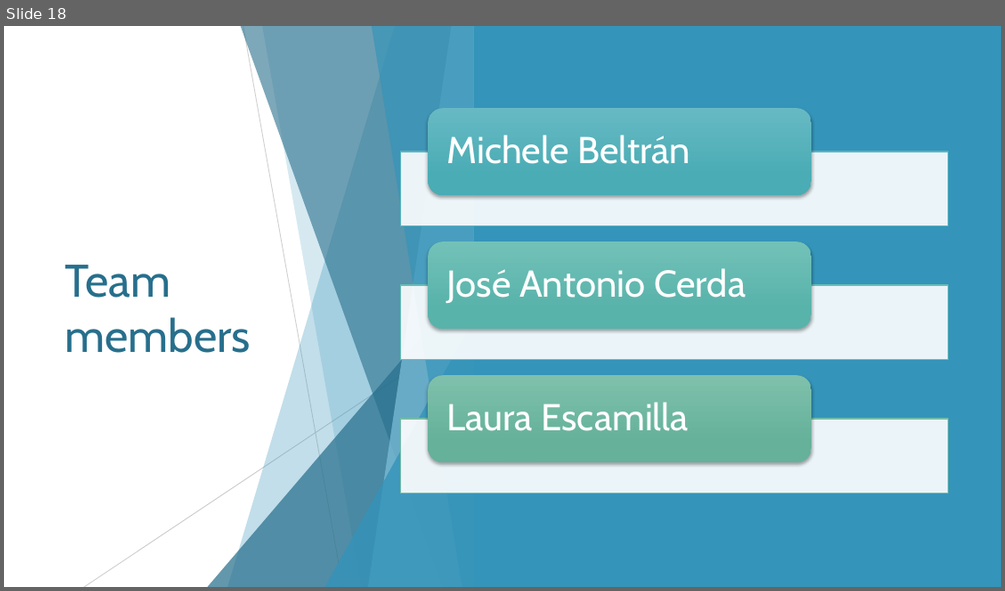
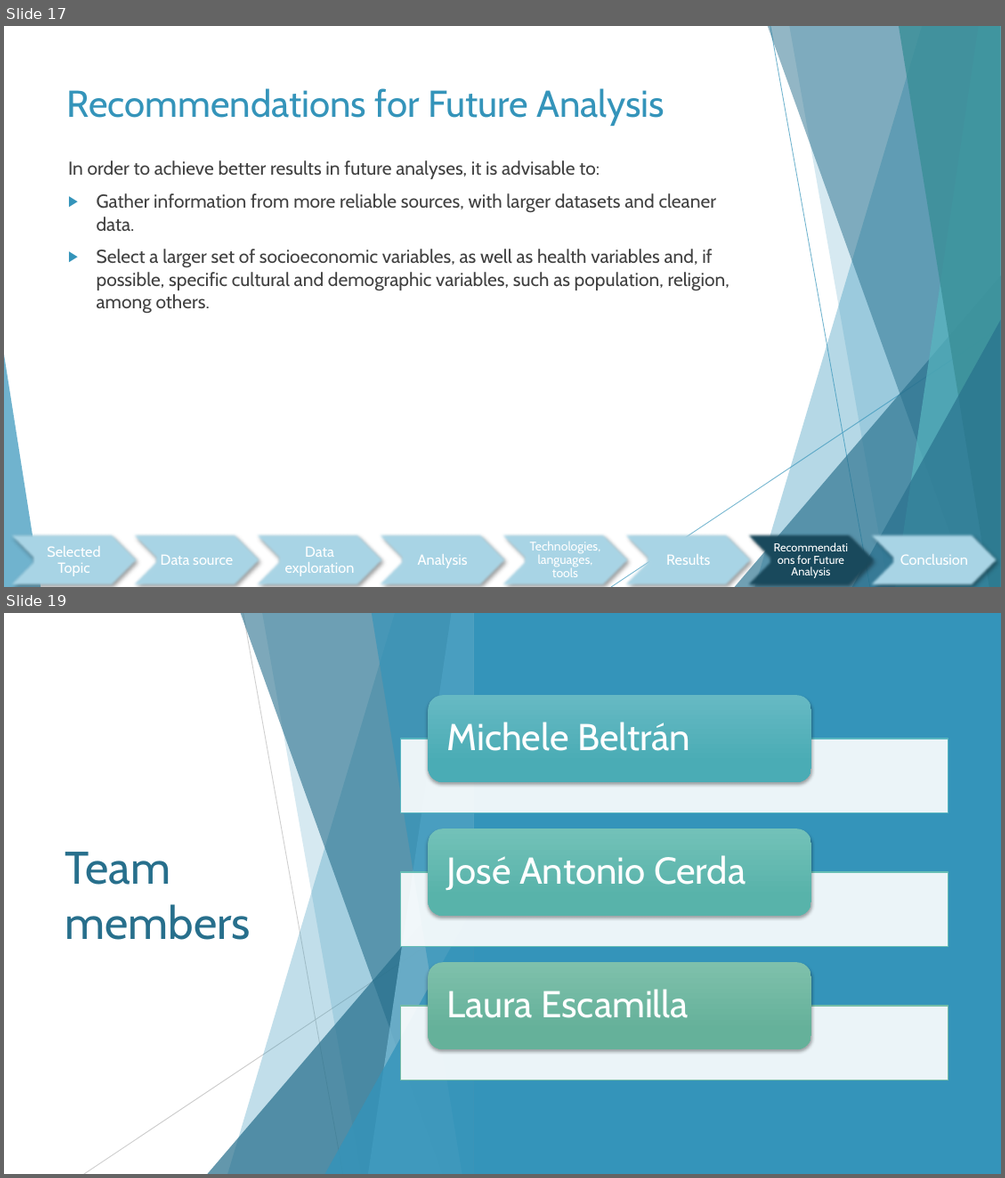
Before and after one commit to jcerda1994/Proyecto_final_1, a slide deck: Final Presentation.pptx. Shown one above the other, each under a label of ours: slide 18 before the commit, slides 17 and 19 after it; the slides between them are not shown. The pictures are 1005x591 and 1005x1178 pixels, drawn with LibreOffice and Linux fonts; fonts in the diff are those of the drawing. Boxes give left, top, right and bottom in pixels: in the first picture for what was removed or moved away, otherwise in the second. Text is boxed around its words. In the diff, an @@ line names an element or a change of style, - is before the commit and + after.

```diff
--- a/Final Presentation.pptx
+++ b/Final Presentation.pptx
@@ slide 17 added at [4, 26, 1001, 587], background #FFFFFF; not listed: 10 template elements that a slide beside it also shows @@
@@ title added at [67, 88, 664, 126], 36 pt, text #3494BA @@
+Recommendations for Future Analysis
@@ text added at [68, 160, 729, 313], 18 pt, text #404040 @@
+In order to achieve better results in future analyses, it is advisable to:
+▶ Gather information from more reliable sources, with larger datasets and cleaner data.
+▶ Select a larger set of socioeconomic variables, as well as health variables and, if possible, specific cultural and demographic variables, such as population, religion, among others.
@@ group added at [4, 533, 1001, 587]: 8 chevrons, 8 texts @@
+Selected Topic
+Data source
+Data exploration
+Analysis
+Technologies, languages, tools
+Results
+Recommendations for Future Analysis
+Conclusion
@@ what was slide 18 is now slide 19 @@
```
Also in this commit, not shown: 15 slides changed, 1 other slide added, 1 slide removed.
